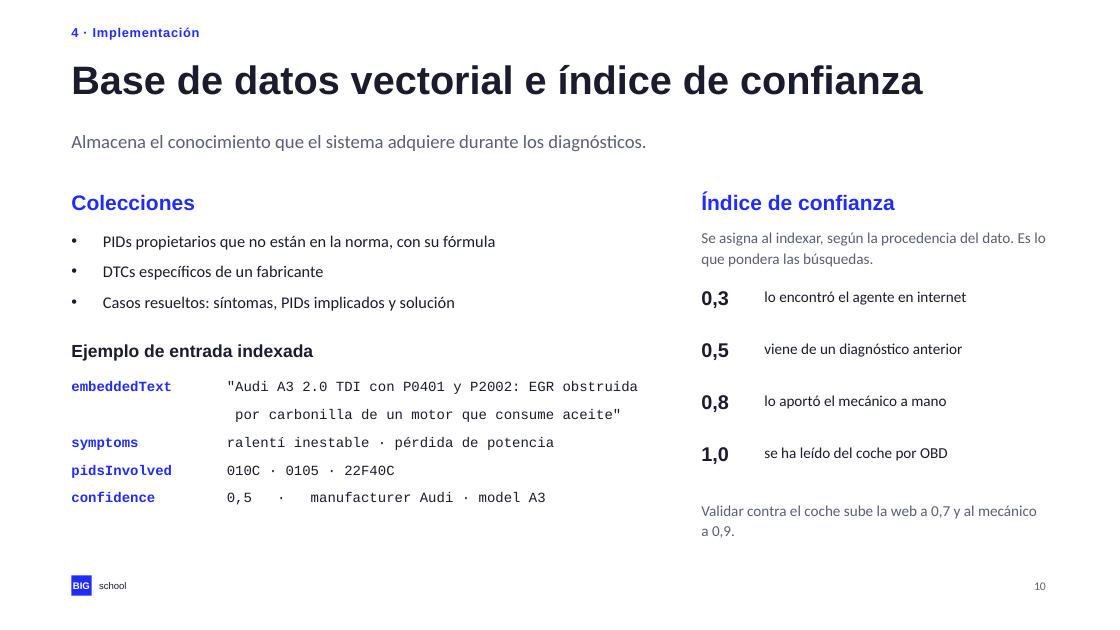
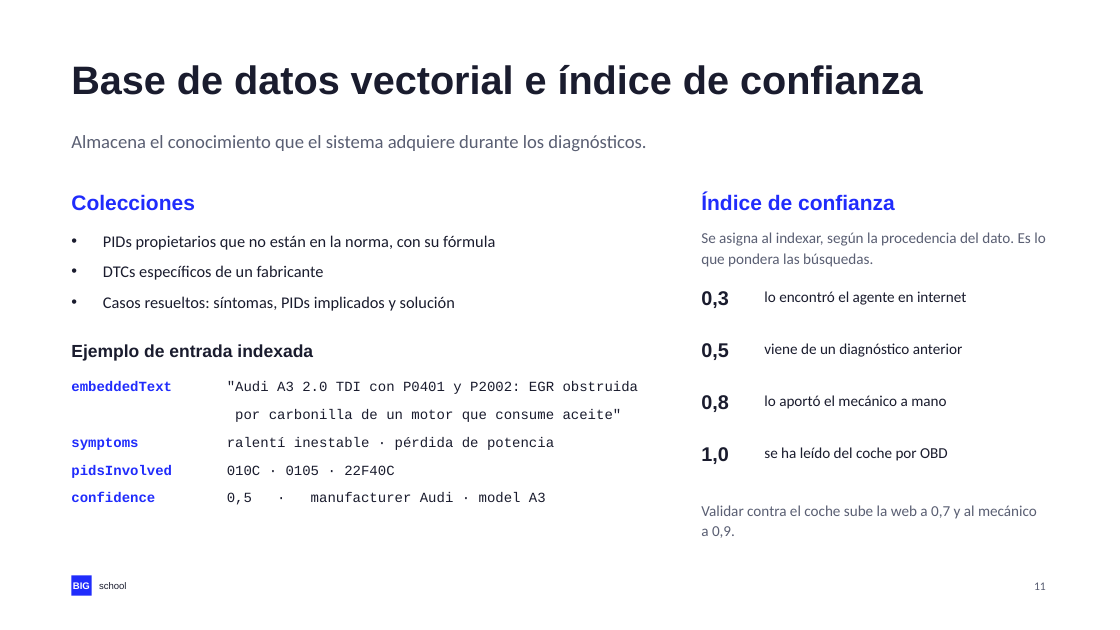
Before and after one commit to NovilloQuinta/intelligent-automotive-diagnostics, a slide deck: slide 11 of docs/presentacion/tfm-intelligent-automotive-diagnostics.pptx (slide 10 before the commit). Drawn at 1120x630 pixels with LibreOffice and Linux fonts; fonts in the diff are those of the drawing. Boxes give left, top, right and bottom in pixels: in the first picture for what was removed or moved away, otherwise in the second. Text is boxed around its words. In the diff, an @@ line names an element or a change of style, - is before the commit and + after.

```diff
--- a/docs/presentacion/tfm-intelligent-automotive-diagnostics.pptx
+++ b/docs/presentacion/tfm-intelligent-automotive-diagnostics.pptx
@@ text removed at box(71, 27, 200, 40) @@
-4 · Implementación
@@ text at box(1034, 582, 1046, 590): text changed @@
-10
+11
```
Also in this commit, not shown: 17 other slides changed, 1 slide added, 3 other files.
